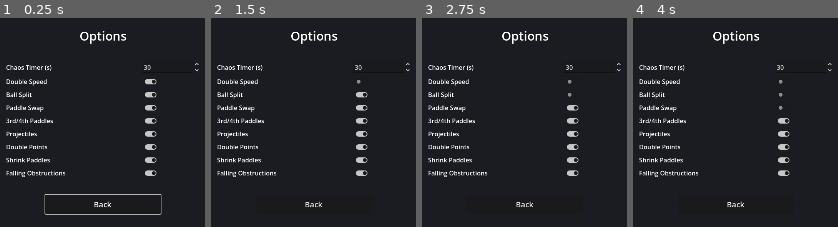
Above: before the commit, frames 1-4 (left to right).
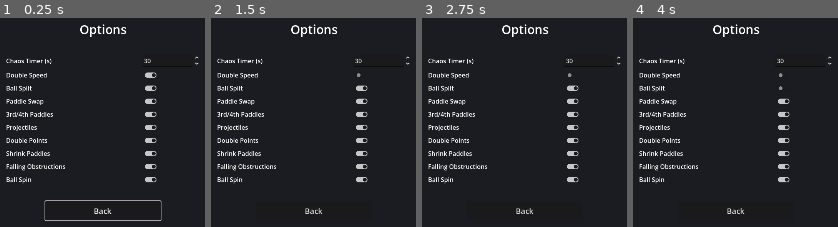
Above: after the commit, the same moments.

Repository: rbankhead/chaos-pong
Game: Godot game, scene res://scenes/options.tscn
The game is run twice, just before and just after one commit, with the same random seed, the same clock (stepped at 60 frames per second) and the same inputs. This scene is started directly instead of the project's main scene.
Inputs (mouse positions are in pixels of both pictures, inside the frame that each line leads up to):
- Up to frame 1 (0.25 s): no input
- Up to frame 2 (1.5 s): click (362, 80) at 0.52 s; click (362, 74) at 1.27 s
- Up to frame 3 (2.75 s): click (573, 95) at 2.02 s
- Up to frame 4 (4 s): click (784, 89) at 2.77 s; click (784, 107) at 3.52 s

The runs differ from the first frame. In frame 1, 9.7% of the frame differs, in the area x 2-98%, y 2-98%; in frame 2, 8.4%; in frame 3, 8.3%; in frame 4, 8.1%.

Commit message:
Add ball spin as a ninth chaos effect: curves velocity via continuous rotation, shows a rotating indicator bar, and is consumed by the next score like double points.
Co-Authored-By: Claude Sonnet 5 <noreply@anthropic.com>
Claude-Session: https://claude.ai/code/session_01PizAb2X1jqra4Un5GdMisC

Diff:
--- a/scripts/ball.gd
+++ b/scripts/ball.gd
@@ -12,6 +12,8 @@
 var speed_scale := 1.0
 var is_split_clone := false
 var is_accent := false
+var spin := 0.0 # radians/sec; velocity rotates continuously while nonzero
+var visual_spin_angle := 0.0 # drives the spin-indicator bar, accumulates at the spin rate
 
 
 func _ready() -> void:
@@ -29,6 +31,9 @@
 
 func _draw() -> void:
 	draw_circle(Vector2.ZERO, RADIUS, current_color())
+	if spin != 0.0:
+		var bar_dir := Vector2(RADIUS, 0.0).rotated(visual_spin_angle)
+		draw_line(-bar_dir, bar_dir, Color("#1a1c22"), 3.0)
 
 
 func reset(direction: int) -> void:
@@ -38,6 +43,10 @@
 
 
 func _process(delta: float) -> void:
+	if spin != 0.0:
+		velocity = velocity.rotated(spin * delta)
+		visual_spin_angle += spin * delta
+		queue_redraw()
 	position += velocity * delta
 
 	if position.y - RADIUS <= 0.0 or position.y + RADIUS >= screen_size.y:
--- a/scripts/game.gd
+++ b/scripts/game.gd
@@ -1,6 +1,7 @@
 extends Node2D
 
 const OBSTACLE_SPAWN_INTERVAL := 3.0
+const SPIN_AMOUNT := 1.2 # radians/sec of curve applied to the ball
 
 @onready var left_paddle: Paddle = $LeftPaddle
 @onready var right_paddle: Paddle = $RightPaddle
@@ -14,6 +15,7 @@
 var obstacles: Array[Obstacle] = []
 var third_fourth_active := false
 var double_points_active := false
+var spin_active := false
 var obstructions_active := false
 var obstacle_spawn_timer := 0.0
 
@@ -101,6 +103,11 @@
 		for b in balls:
 			b.is_accent = false
 			b.queue_redraw()
+
+	if spin_active:
+		spin_active = false
+		for b in balls:
+			b.spin = 0.0
 
 	if ball.is_split_clone:
 		balls.erase(ball)
@@ -138,6 +145,8 @@
 			_apply_shrink_paddles()
 		"obstructions":
 			_apply_obstructions()
+		"spin":
+			_apply_spin()
 
 
 func _apply_double_speed() -> void:
@@ -155,6 +164,7 @@
 			clone.speed_scale = ball.speed_scale
 			clone.is_split_clone = true
 			clone.is_accent = ball.is_accent
+			clone.spin = ball.spin
 			clone.position = ball.position
 			var angle := (i + 1) * (PI / 2.0)
 			clone.velocity = ball.velocity.rotated(angle)
@@ -224,6 +234,12 @@
 	obstructions_active = true
 
 
+func _apply_spin() -> void:
+	spin_active = true
+	for ball in balls:
+		ball.spin = SPIN_AMOUNT * (1.0 if randf() < 0.5 else -1.0)
+
+
 func _spawn_obstacle() -> void:
 	var obstacle: Obstacle = preload("res://scenes/obstacle.tscn").instantiate()
 	add_child(obstacle)
--- a/scripts/game_state.gd
+++ b/scripts/game_state.gd
@@ -6,7 +6,7 @@
 
 const CHAOS_EFFECT_KEYS := [
 	"double_speed", "split", "swap", "third_fourth",
-	"projectiles", "double_points", "shrink_paddles", "obstructions",
+	"projectiles", "double_points", "shrink_paddles", "obstructions", "spin",
 ]
 
 var two_player := false
@@ -20,4 +20,5 @@
 	"double_points": true,
 	"shrink_paddles": true,
 	"obstructions": true,
+	"spin": true,
 }
--- a/scripts/options.gd
+++ b/scripts/options.gd
@@ -11,6 +11,7 @@
 	"double_points": "Double Points",
 	"shrink_paddles": "Shrink Paddles",
 	"obstructions": "Falling Obstructions",
+	"spin": "Ball Spin",
 }
 
 @onready var settings_list: VBoxContainer = $Center/SettingsList
--- a/test/unit/test_ball.gd
+++ b/test/unit/test_ball.gd
@@ -64,3 +64,33 @@
 	ball.is_split_clone = true
 	ball.is_accent = true
 	assert_eq(ball.current_color(), Color("#e8b64d"))
+
+
+func test_spin_curves_velocity_while_preserving_speed() -> void:
+	var ball = BallScene.instantiate()
+	add_child_autofree(ball)
+	ball.velocity = Vector2(500.0, 0.0)
+	ball.spin = 1.0 # 1 radian/sec
+	var speed_before: float = ball.velocity.length()
+	ball._process(0.5) # half a second of curve
+	# Godot's rotated() is Y-down, so a positive angle reads as negative on .angle().
+	assert_almost_eq(ball.velocity.angle(), -0.5, 0.01) # rotated by spin * delta
+	assert_almost_eq(ball.velocity.length(), speed_before, 0.5) # speed preserved
+	assert_almost_eq(ball.visual_spin_angle, 0.5, 0.01) # indicator bar tracks the same rate
+
+
+func test_no_spin_indicator_bar_when_spin_is_zero() -> void:
+	var ball = BallScene.instantiate()
+	add_child_autofree(ball)
+	ball.spin = 0.0
+	ball._process(1.0)
+	assert_eq(ball.visual_spin_angle, 0.0)
+
+
+func test_zero_spin_does_not_alter_velocity_direction() -> void:
+	var ball = BallScene.instantiate()
+	add_child_autofree(ball)
+	ball.velocity = Vector2(500.0, 0.0)
+	ball.spin = 0.0
+	ball._process(0.5)
+	assert_almost_eq(ball.velocity.angle(), 0.0, 0.001)
--- a/test/unit/test_game_chaos.gd
+++ b/test/unit/test_game_chaos.gd
@@ -21,7 +21,7 @@
 	GameState.enabled_chaos_effects["split"] = false
 	var game = GameScene.instantiate()
 	add_child_autofree(game)
-	assert_eq(game.chaos_pool.size(), 7)
+	assert_eq(game.chaos_pool.size(), 8)
 	assert_false(game.chaos_pool.has("split"))
 
 
@@ -102,10 +102,10 @@
 	assert_lt(paddle_bottom_edge, score_label_top)
 
 
-func test_all_eight_chaos_effects_trigger_exactly_once() -> void:
-	var game = GameScene.instantiate()
-	add_child_autofree(game)
-	for i in range(8):
+func test_all_nine_chaos_effects_trigger_exactly_once() -> void:
+	var game = GameScene.instantiate()
+	add_child_autofree(game)
+	for i in range(9):
 		game._trigger_random_chaos()
 	assert_eq(game.chaos_pool.size(), 0)
 	assert_true(game.third_fourth_active)
@@ -117,6 +117,7 @@
 	assert_eq(game.left_paddle.height_scale, 0.5)
 	assert_eq(game.right_paddle.height_scale, 0.5)
 	assert_true(game.obstructions_active)
+	assert_true(game.spin_active)
 
 
 func test_apply_double_points_marks_balls_accent() -> void:
@@ -173,6 +174,42 @@
 	game._on_scored(1, game.balls[0])
 	for ball in game.balls:
 		assert_false(ball.is_accent)
+
+
+func test_apply_spin_sets_nonzero_spin_on_all_balls() -> void:
+	var game = GameScene.instantiate()
+	add_child_autofree(game)
+	game._apply_spin()
+	assert_true(game.spin_active)
+	assert_ne(game.balls[0].spin, 0.0)
+
+
+func test_spin_cannot_reactivate_after_pool_exhausted() -> void:
+	var game = GameScene.instantiate()
+	add_child_autofree(game)
+	game.chaos_pool = ["spin"]
+	game._trigger_random_chaos()
+	assert_true(game.spin_active)
+	assert_false(game.chaos_pool.has("spin"))
+
+	game._on_scored(1, game.balls[0])
+	assert_false(game.spin_active)
+	assert_eq(game.balls[0].spin, 0.0)
+	assert_true(game.chaos_pool.is_empty())
+
+	game._on_scored(1, game.balls[0])
+	assert_false(game.spin_active)
+	assert_eq(game.balls[0].spin, 0.0)
+
+
+func test_split_clone_inherits_spin() -> void:
+	var game = GameScene.instantiate()
+	add_child_autofree(game)
+	game._apply_spin()
+	var original_spin: float = game.balls[0].spin
+	game._apply_split()
+	for ball in game.balls:
+		assert_eq(ball.spin, original_spin)
 
 
 func test_split_clone_inherits_accent_status() -> void:
Not shown, changed: ARCHITECTURE.txt
